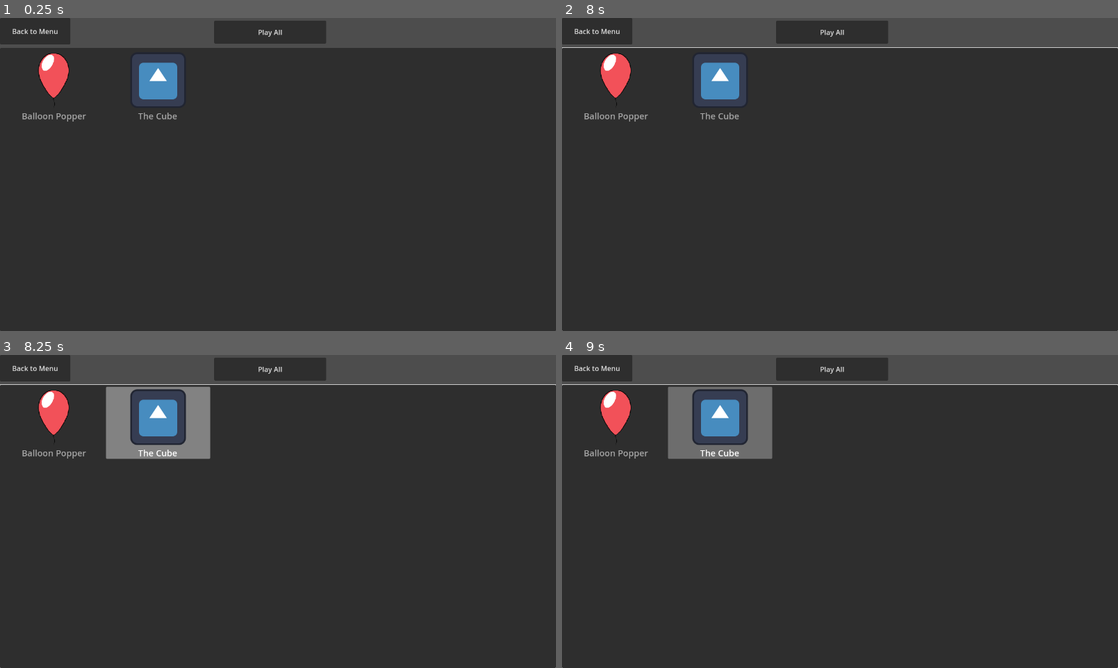
Above: before the commit, frames 1-4 (two rows, left to right).
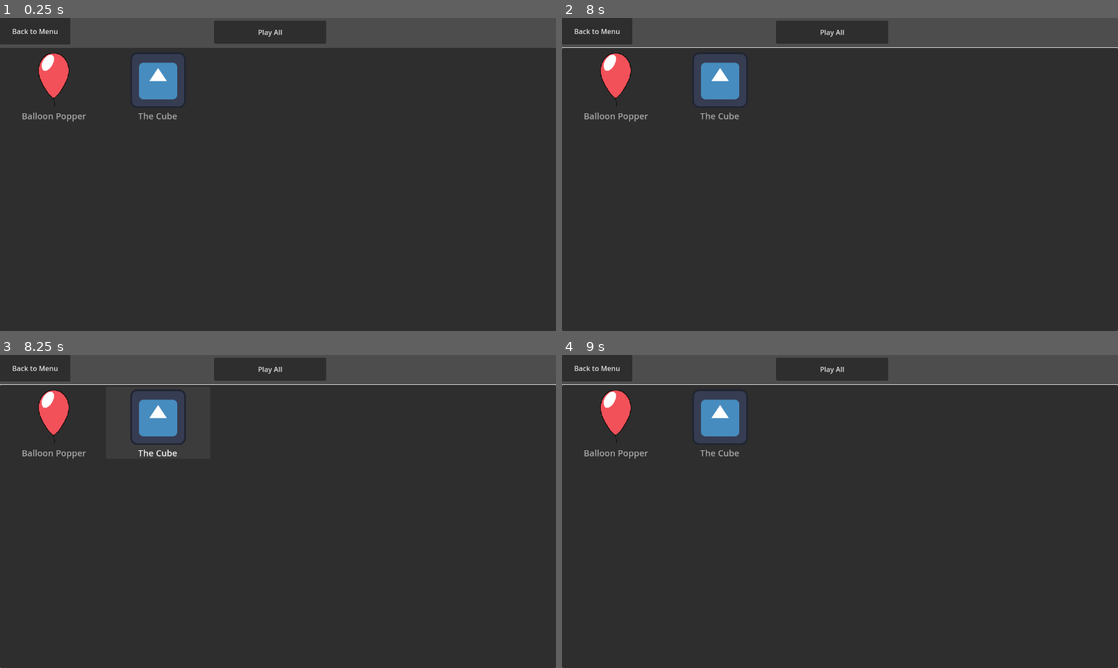
Above: after the commit, the same moments.

Repository: GDAC-at-Davis/GDAC-minigame-framework
Game: Godot game, scene res://scenes/minigame_collection.tscn
The game is run twice, just before and just after one commit, with the same random seed, the same clock (stepped at 60 frames per second) and the same inputs. This scene is started directly instead of the project's main scene.
Inputs (mouse positions are in pixels of both pictures, inside the frame that each line leads up to):
- Up to frame 1 (0.25 s): no input
- Up to frame 2 (8 s): click "Play All" at 0.5 s; click "Play All" at 1.25 s; click "Back to Menu" at 2 s; move the mouse to (962, 158) at 2.77 s; hold D (right) 2.78-3.53 s; click (962, 158) at 2.85 s; tap Enter at 3.5, 5, 6.5 s; move the mouse to (728, 190) at 3.52 s; hold S (down) 3.53-4.28 s; click (728, 190) at 3.6 s; tap Space at 4.25, 5.75, 7.25 s; move the mouse to (895, 105) at 4.27 s; hold D (right) 4.28-5.03 s; click (895, 105) at 4.35 s; move the mouse to (812, 237) at 5.02 s; hold W (up) 5.03-5.78 s; click (812, 237) at 5.1 s; move the mouse to (1006, 221) at 5.77 s; hold A (left) 5.78-7.28 s; click (1006, 221) at 5.85 s; move the mouse to (673, 127) at 6.52 s; click (673, 127) at 6.6 s; move the mouse to (867, 174) at 7.27 s; hold S (down) from 7.28 s (still down); click (867, 174) at 7.35 s
- Up to frame 3 (8.25 s): move the mouse to (194, 433) at 8.02 s; release S (down) at 8.03 s; hold D (right) from 8.03 s (still down); click (194, 433) at 8.1 s
- Up to frame 4 (9 s): move the mouse to (962, 495) at 8.77 s; release D (right) at 8.78 s; hold W (up) from 8.78 s (still down); click (962, 495) at 8.85 s

Frames 1-2 are identical in both runs. In frame 3, 2.6% of the frame differs, in the area x 19-38%, y 10-34%; in frame 4, 2.6%.
Error in both runs: Cannot call method 'add_child' on a null value. (res://scripts/game_manager.gd:22)

Commit message:
Fix crash on selecting minigame after playing all

Diff:
--- a/MinigameFramework/scripts/minigame_collection.gd
+++ b/MinigameFramework/scripts/minigame_collection.gd
@@ -43,7 +43,7 @@
 
 func _on_play_all_button_pressed():
 	_minigame_data.minigames.clear()
-	_minigame_data.minigames = _minigame_scenes
+	_minigame_data.minigames = _minigame_scenes.duplicate()
 	minigame_list.deselect_all()
 	GameManager.switch_to_minigames(_minigame_data, true)
 
